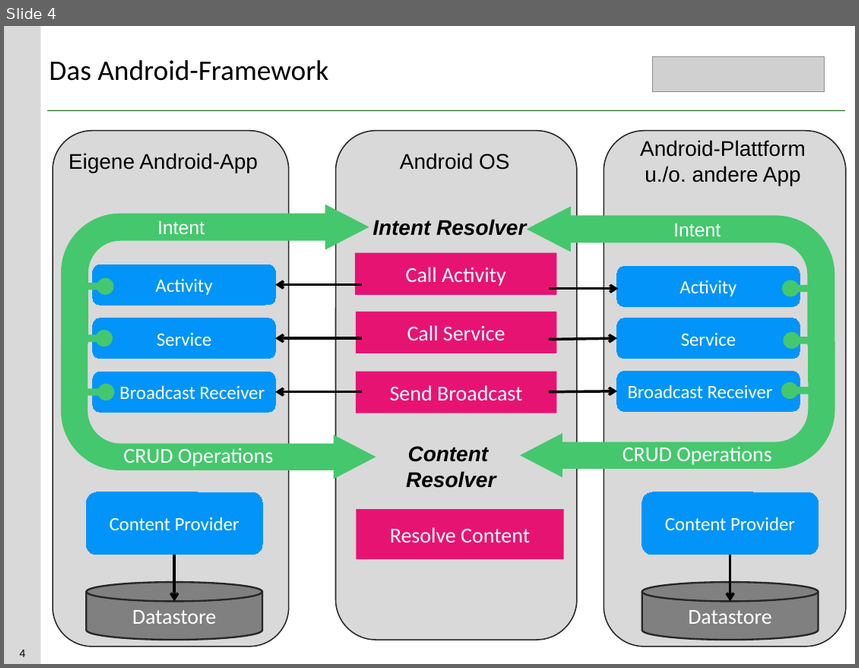
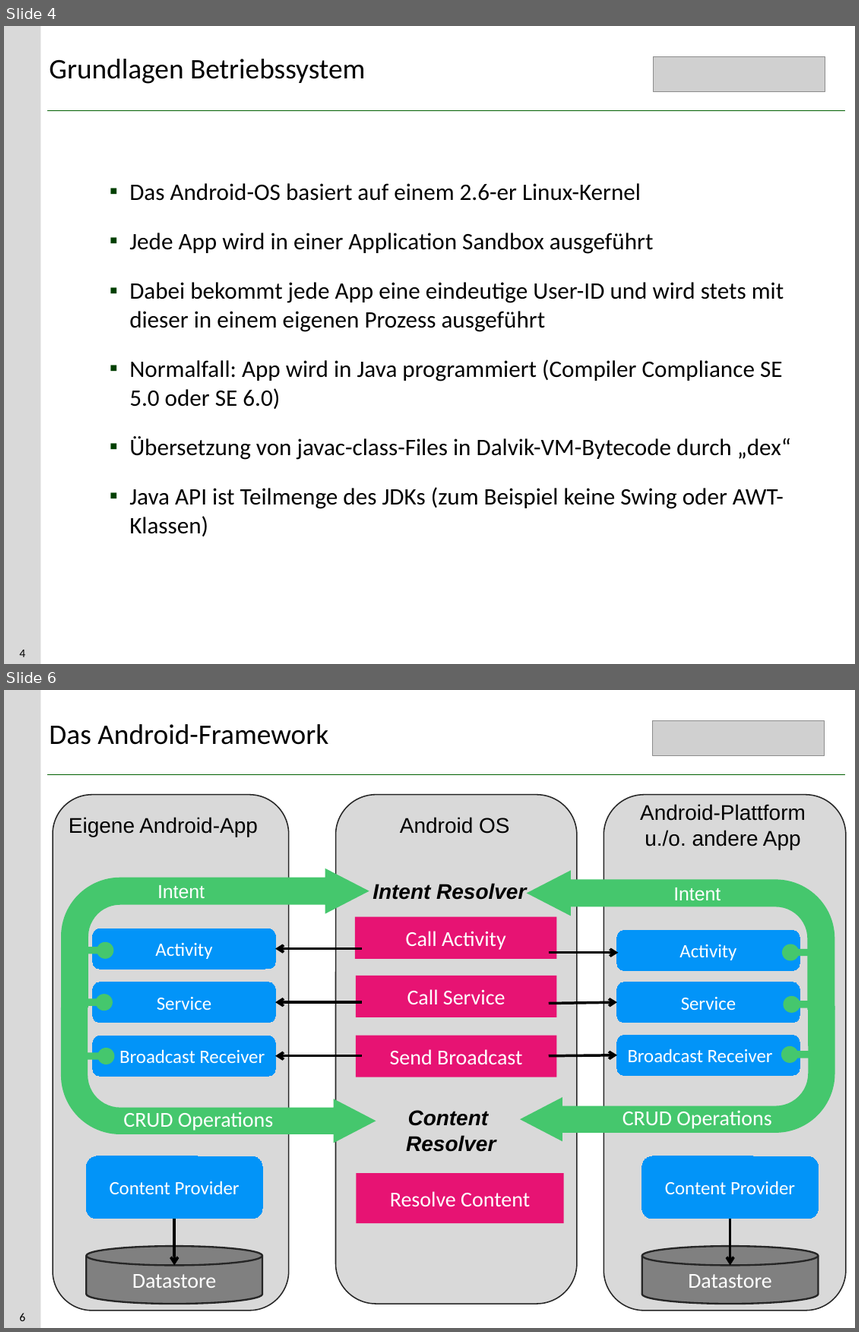
Before and after one commit to susannebraun/TutorialDay, a slide deck: Einführung.pptx. Shown one above the other, each under a label of ours: slide 4 before the commit, slides 4 and 6 after it; the slides between them are not shown. The pictures are 859x668 and 859x1332 pixels, drawn with LibreOffice and Linux fonts; fonts in the diff are those of the drawing; grey boxes stand for pictures. Boxes give left, top, right and bottom in pixels: in the first picture for what was removed or moved away, otherwise in the second. Text is boxed around its words. In the diff, an @@ line names an element or a change of style, - is before the commit and + after.

```diff
--- a/Einführung.pptx
+++ b/Einführung.pptx
@@ slide 4 added at (4,26,855,664), background #FFFFFF; not listed: 3 template elements that a slide beside it also shows @@
@@ title added at (49,59,365,84), 24 pt, text #000000 @@
+Grundlagen Betriebssystem
@@ picture added at (654,56,826,91) @@
@@ text added at (129,183,791,537), 20 pt, text #000000 @@
+▪ Das Android-OS basiert auf einem 2.6-er Linux-Kernel
+▪ Jede App wird in einer Application Sandbox ausgeführt
+▪ Dabei bekommt jede App eine eindeutige User-ID und wird stets mit dieser in einem eigenen Prozess ausgeführt
+▪ Normalfall: App wird in Java programmiert (Compiler Compliance SE 5.0 oder SE 6.0)
+▪ Übersetzung von javac-class-Files in Dalvik-VM-Bytecode durch „dex“
+▪ Java API ist Teilmenge des JDKs (zum Beispiel keine Swing oder AWT-Klassen)
@@ what was slide 4 is now slide 6 @@
@@ page number at (19,1313,25,1322): text changed @@
-4
+6
```
Also in this commit, not shown: 3 slides changed, 1 other slide added.
